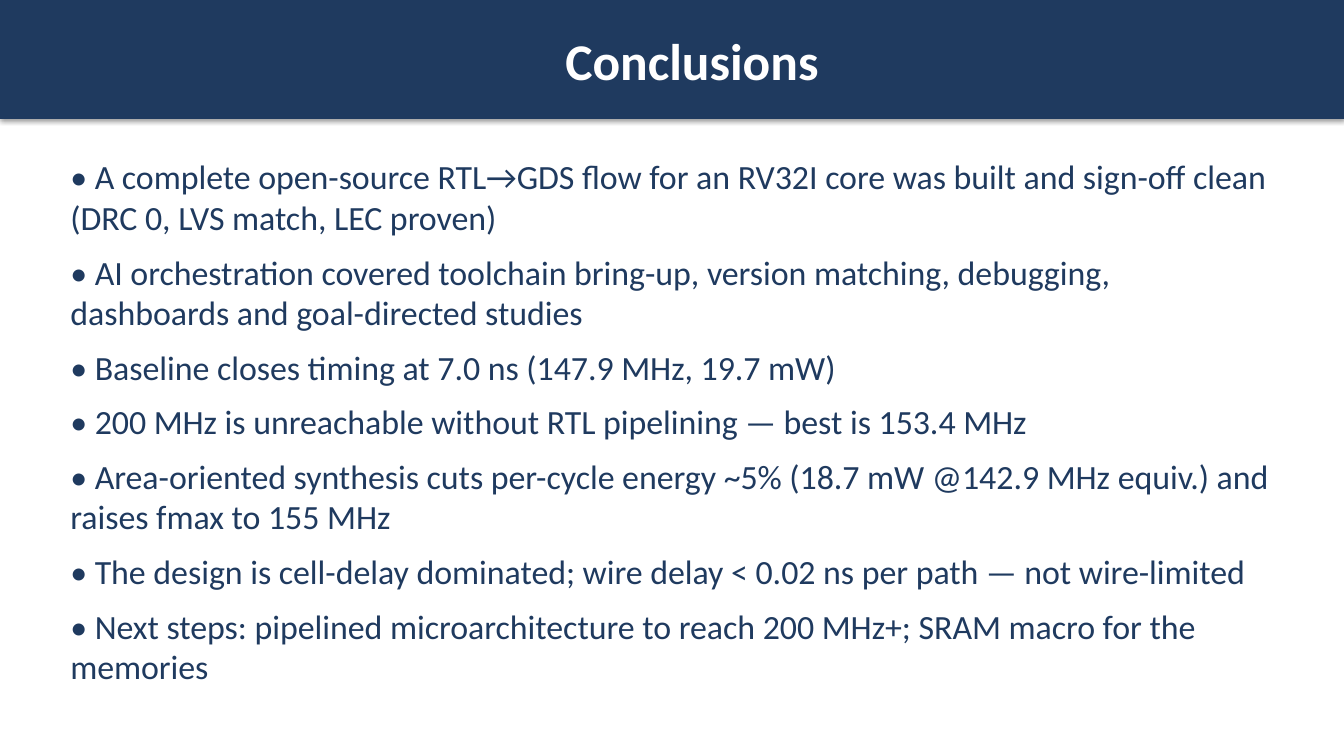
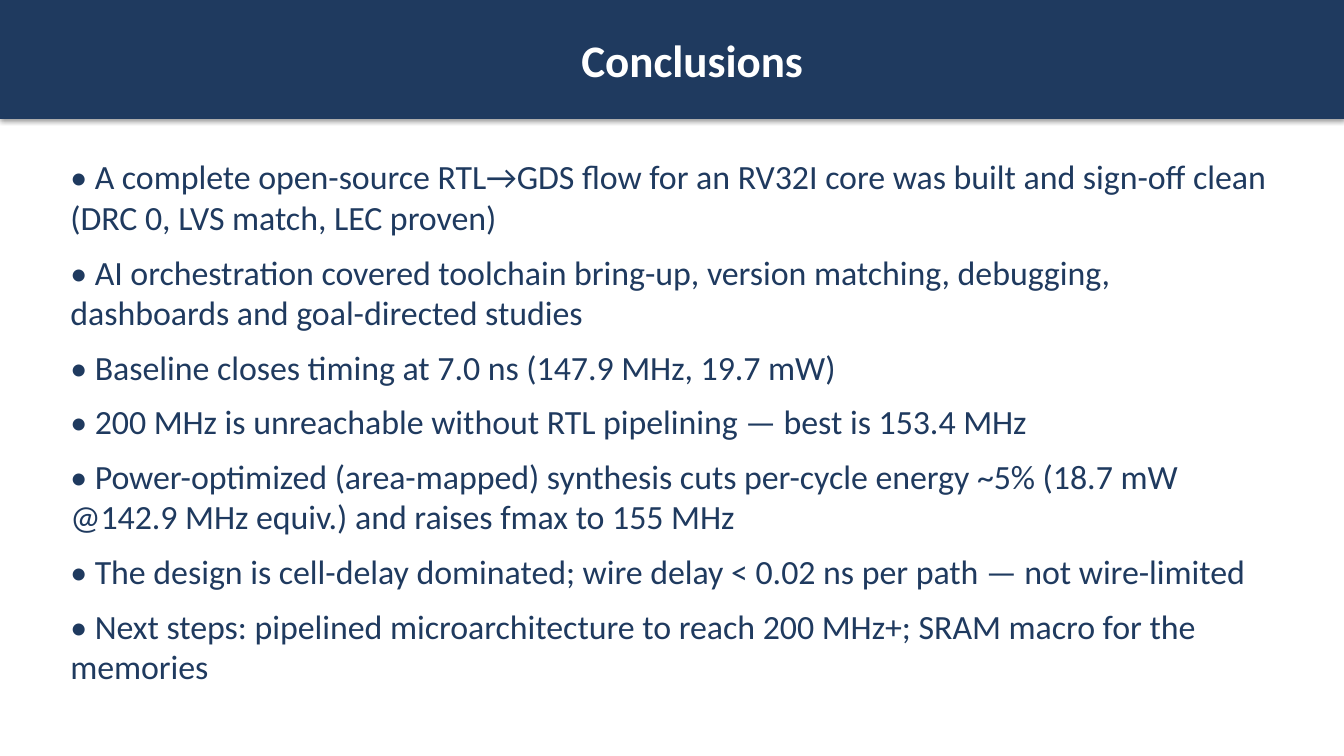
Before and after one commit to wuhannus/lunarch, a slide deck: slide 20 of flow/LUNARCH_AI_Driven_Chip_Design.pptx (slide 19 before the commit). Drawn at 1344x756 pixels with LibreOffice and Linux fonts; fonts in the diff are those of the drawing. Boxes give left, top, right and bottom in pixels: in the first picture for what was removed or moved away, otherwise in the second. Text is boxed around its words. In the diff, an @@ line names an element or a change of style, - is before the commit and + after.

```diff
--- a/flow/LUNARCH_AI_Driven_Chip_Design.pptx
+++ b/flow/LUNARCH_AI_Driven_Chip_Design.pptx
@@ rectangle "Conclusions" at bbox=[0, 0, 1344, 119]: size 36.8 to 32.2 pt @@
@@ text at bbox=[70, 464, 1178, 535]: text changed @@
-• Area-oriented synthesis cuts per-cycle energy ~5% (18.7 mW @142.9 MHz equiv.) and raises fmax to 155 MHz
+• Power-optimized (area-mapped) synthesis cuts per-cycle energy ~5% (18.7 mW @142.9 MHz equiv.) and raises fmax to 155 MHz
```
Also in this commit, not shown: 18 other slides changed, 1 slide added, 7 other files.
